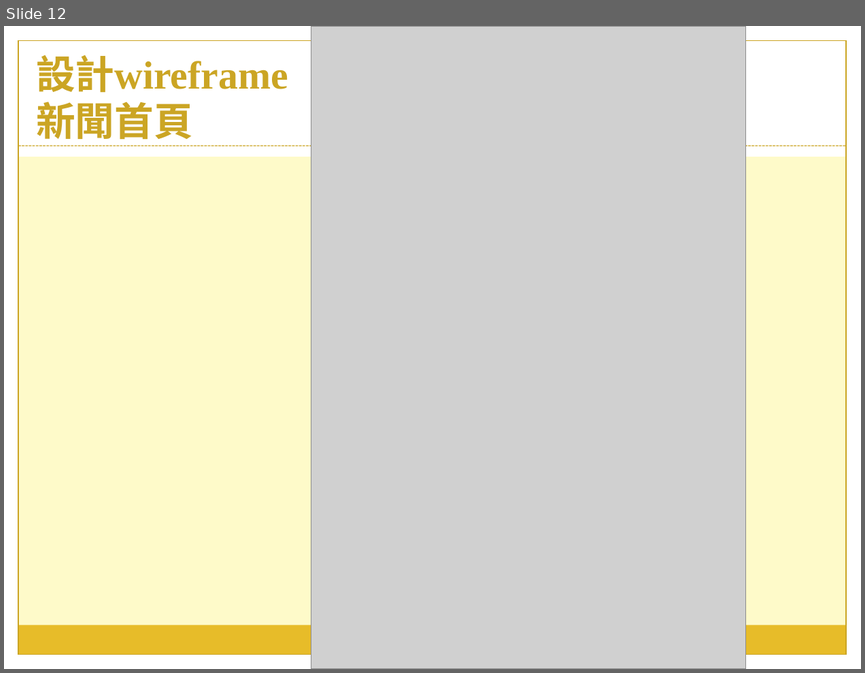
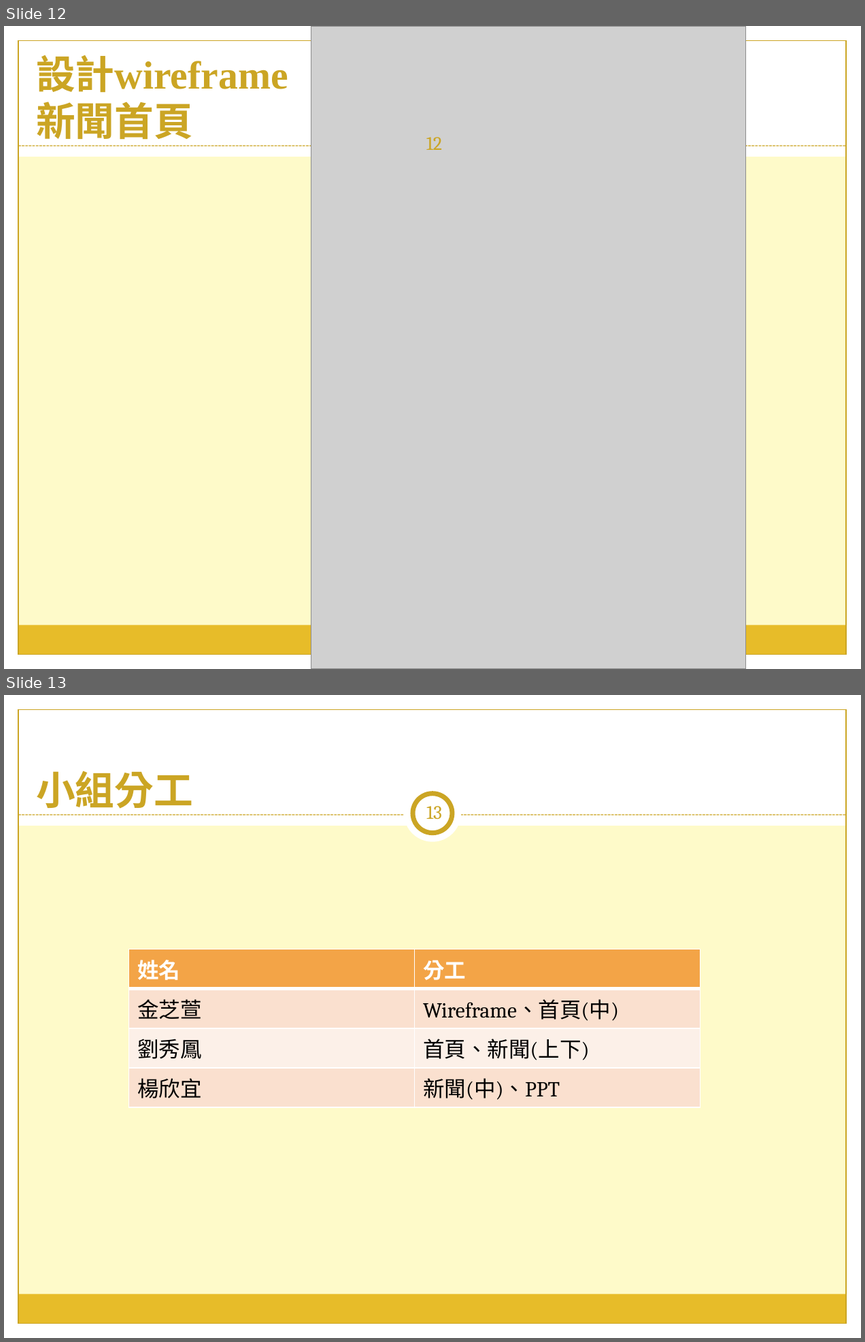
Before and after one commit to hsiufeng/WEB_midtern, a slide deck: web期中報告.pptx. Shown one above the other, each under a label of ours: slide 12 before the commit, slides 12 and 13 after it. The pictures are 865x673 and 865x1342 pixels, drawn with LibreOffice and Linux fonts; fonts in the diff are those of the drawing; grey boxes stand for pictures. Boxes give left, top, right and bottom in pixels: in the first picture for what was removed or moved away, otherwise in the second. Text is boxed around its words. In the diff, an @@ line names an element or a change of style, - is before the commit and + after.

```diff
--- a/web期中報告.pptx
+++ b/web期中報告.pptx
@@ slide 13 added at (x1=4, y1=695, x2=861, y2=1338), background #FEFAC9; not listed: 7 template elements that a slide beside it also shows @@
@@ title added at (x1=36, y1=770, x2=193, y2=815), 33 pt, text #CCA624, bold @@
+小組分工
@@ ellipse added at (x1=404, y1=785, x2=462, y2=843), fill #FFFFFF @@
@@ ellipse added at (x1=413, y1=794, x2=452, y2=833), fill #FFFFFF, outline #CCA624 4 pt @@
@@ page number added at (x1=426, y1=806, x2=442, y2=819), 16 pt, text #CCA624 @@
+13
@@ table added at (x1=129, y1=949, x2=700, y2=1102), 4 rows, 2 columns @@
+姓名 | 分工
+金芝萱 | Wireframe、首頁(中)
+劉秀鳳 | 首頁、新聞(上下)
+楊欣宜 | 新聞(中)、PPT
@@ slide 12 changed as well @@
@@ page number added at (x1=426, y1=137, x2=442, y2=150), 16 pt, text #CCA624 @@
+12
```
Also in this commit, not shown: 11 other slides changed, 3 other files.
